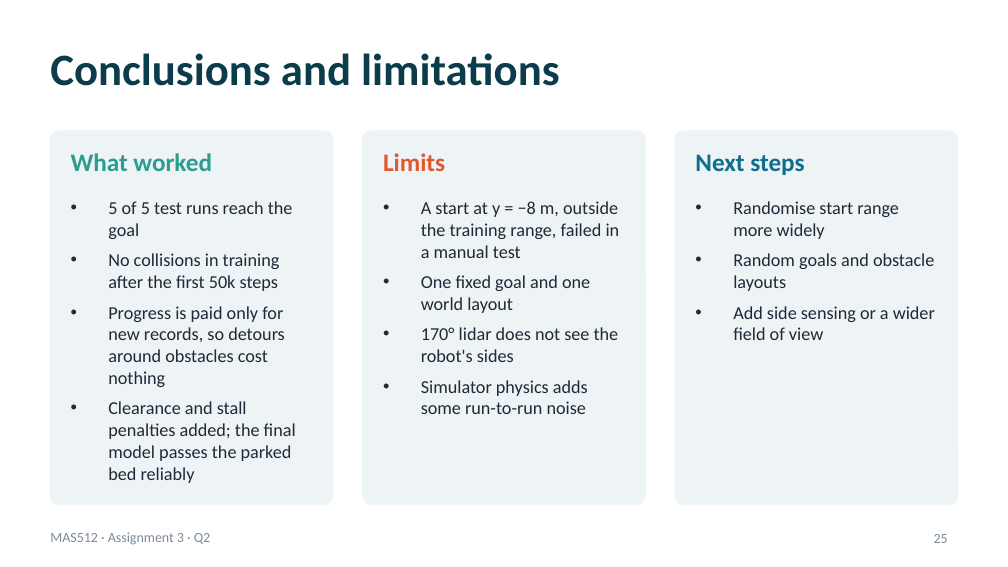
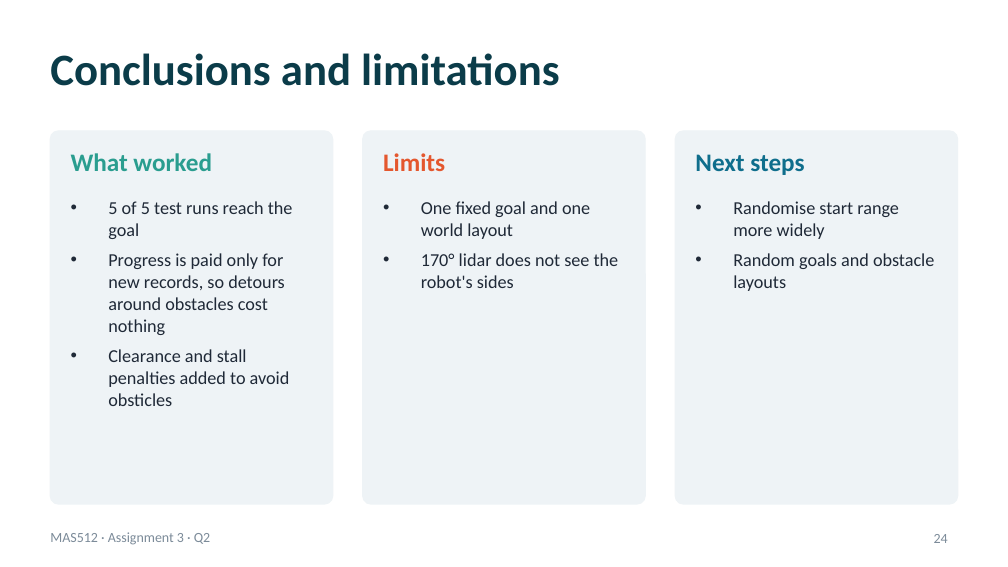
Before and after one commit to AreGundersen/MAS512, a slide deck: slide 24 of Assignment 3/MAS512_assignment3_gr5.pptx (slide 25 before the commit). Drawn at 1008x567 pixels with LibreOffice and Linux fonts; fonts in the diff are those of the drawing. Boxes give left, top, right and bottom in pixels: in the first picture for what was removed or moved away, otherwise in the second. Text is boxed around its words. In the diff, an @@ line names an element or a change of style, - is before the commit and + after.

```diff
--- a/Assignment 3/MAS512_assignment3_gr5.pptx
+++ b/Assignment 3/MAS512_assignment3_gr5.pptx
@@ text at [421,201,620,258]: paragraph removed @@
-• A start at y = −8 m, outside the training range, failed in a manual test
@@ text at [108,253,280,291]: paragraph removed @@
-• No collisions in training after the first 50k steps
@@ text at [733,306,935,340]: paragraph removed @@
-• Add side sensing or a wider field of view
@@ text at [108,349,290,406]: text changed @@
-• Clearance and stall penalties added; the final model passes the parked bed reliably
+• Clearance and stall penalties added to avoid obsticles
@@ text at [421,380,588,414]: paragraph removed @@
-• Simulator physics adds some run-to-run noise
@@ page number at [934,534,948,543]: text changed @@
-25
+24
```
Also in this commit, not shown: 6 other slides changed, 1 slide removed, 33 other files.
